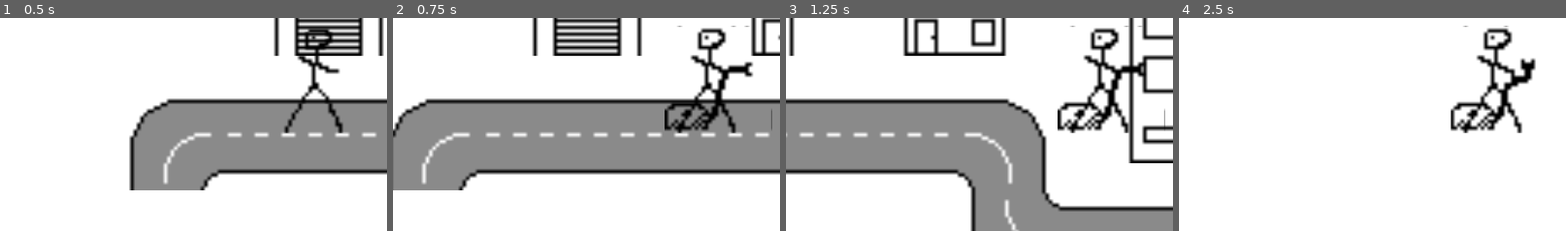
Above: before the commit, frames 1-4 (left to right).
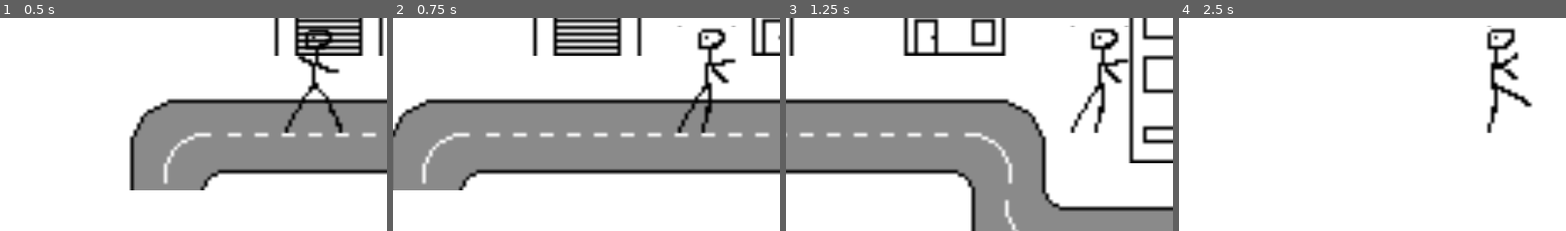
Above: after the commit, the same moments.

Repository: grafgustav/godot-stick-figure-cleaning
Game: Godot game, scene res://village.tscn
Two runs of this game, one before a commit and one after it. Both use one fixed random seed, a clock stepped at 60 frames per second and the inputs below. The engine's default icon, where the game draws it, is replaced by a stand-in: a white triangle on a blue panel in a dark square.
Inputs:
- Up to frame 1 (0.5 s): no input
- Up to frame 2 (0.75 s): tap Enter at 0.5 s; hold D (move_right) from 0.53 s (still down); hold Space (use_tool) from 0.53 s (still down)
- Up to frame 3 (1.25 s): keep holding D (move_right); keep holding Space (use_tool)
- Up to frame 4 (2.5 s): release D (move_right) at 1.28 s; release Space (use_tool) at 1.28 s; hold S (move_down) 1.28-2.03 s; tap Space (use_tool) at 1.35 s; hold D (move_right) from 2.03 s (still down); hold Space (use_tool) from 2.03 s (still down)
The pictures show only the part of the screen within x 8-58%, y 37-87%; the shares and areas given below are measured in that part.

Frame 1 is identical in both runs. In frame 2, 2.7% of the frame differs, in the area x 70-98%, y 3-55%; in frame 3, 2.9%; in frame 4, 4.1%, in the area x 70-93%, y 3-55%.

Commit message:
refactoring of ui using ToolManager now

Diff:
--- a/Managers/ToolManager.gd
+++ b/Managers/ToolManager.gd
@@ -5,3 +5,15 @@
 ## and tool operations maybe? No, that's better inside
 ## of the player. But switching tools should not be
 ## the responsibility of the level scene
+
+var ui : Node
+var player : Player
+
+func connect_to_ui(node: Node):
+	node.connect("ui_tool_but_pressed", _on_change_tool)
+
+func register_player(player : Player) -> void:
+	self.player = player
+
+func _on_change_tool(tool_scene : String) -> void:
+	player.equip_tool(tool_scene)
--- a/global_stuff.gd
+++ b/global_stuff.gd
@@ -36,15 +36,22 @@
 		return true
 	return false
 
-## constants
+## CONSTANTS
 ## tools
+## items
+const HANDS := "res://Tools/hands.tscn"
+## dry
 const BROOM := "res://Tools/broom.tscn"
-const HANDS := "res://Tools/hands.tscn"
+const VACUUM := "res://Tools/vacuum.tscn"
+## wet
 const MOP := "res://Tools/mop.tscn"
 const TILE_MACHINE := "res://Tools/tile_floor_cleaner.tscn"
-const VACUUM := "res://Tools/vacuum.tscn"
 
-## levels
+## LEVELS
 const LEVELS = {
 	1: "res://Levels/level1.tscn"
 }
+
+## MISC
+const PLAYER_GROUP := "Player"
+const UI_GROUP := "UI"
--- a/level_collision_area.gd
+++ b/level_collision_area.gd
@@ -6,6 +6,5 @@
 @export var level_number : int
 
 func _on_body_entered(body: Node2D) -> void:
-	print("Body entered!")
 	if body.is_in_group("Player"):
 		level_area_entered.emit(level_number)
--- a/player.gd
+++ b/player.gd
@@ -10,49 +10,15 @@
 var turned_right: bool
 
 func _ready() -> void:
-	equip_vacuum()
+	equip_tool(GlobalStuff.HANDS)
 	happyFreddy = %HappyFreddy
+	ToolManager.register_player(self)
 
 func equip_tool(tool_name : String) -> void:
 	if equipped_tool:
 		equipped_tool.queue_free()
 	var tool_scene = load(tool_name)
 	equipped_tool = tool_scene.instantiate()
-	add_child(equipped_tool)
-
-func equip_broom() -> void:
-	if equipped_tool:
-		equipped_tool.queue_free()
-	var broom_scene = preload("res://Tools/broom.tscn")
-	equipped_tool = broom_scene.instantiate()
-	add_child(equipped_tool)
-
-func equip_vacuum() -> void:
-	if equipped_tool:
-		equipped_tool.queue_free()
-	var vacuum_scene = preload("res://Tools/vacuum.tscn")
-	equipped_tool = vacuum_scene.instantiate()
-	add_child(equipped_tool)
-
-func equip_hands() -> void:
-	if equipped_tool:
-		equipped_tool.queue_free()
-	var hands_scene = preload("res://Tools/hands.tscn")
-	equipped_tool = hands_scene.instantiate()
-	add_child(equipped_tool)
-
-func equip_mop() -> void:
-	if equipped_tool:
-		equipped_tool.queue_free()
-	var mop_scene = preload("res://Tools/mop.tscn")
-	equipped_tool = mop_scene.instantiate()
-	add_child(equipped_tool)
-
-func equip_tile_machine() -> void:
-	if equipped_tool:
-		equipped_tool.queue_free()
-	var tile_machine_scene = preload("res://Tools/tile_floor_cleaner.tscn")
-	equipped_tool = tile_machine_scene.instantiate()
 	add_child(equipped_tool)
 
 func _physics_process(_delta: float) -> void:
--- a/project.godot
+++ b/project.godot
@@ -19,10 +19,12 @@
 
 GlobalStuff="*res://global_stuff.gd"
 ScoreManager="*res://Managers/ScoreManager.gd"
+ToolManager="*res://Managers/ToolManager.gd"
 
 [global_group]
 
 Player=""
+UI=""
 
 [input]
 
--- a/ui.gd
+++ b/ui.gd
@@ -6,18 +6,22 @@
 signal ui_hands_but_pressed
 signal ui_mop_but_pressed
 signal ui_tile_machine_but_pressed
+signal ui_tool_but_pressed(tool_scene: String)
+
+func _ready() -> void:
+	ToolManager.connect_to_ui(self)
 
 func _on_vacuum_but_pressed() -> void:
-	ui_vacuum_but_pressed.emit()
+	ui_tool_but_pressed.emit(GlobalStuff.VACUUM)
 
 func _on_broom_but_pressed() -> void:
-	ui_broom_but_pressed.emit()
+	ui_tool_but_pressed.emit(GlobalStuff.BROOM)
 
 func _on_hands_but_pressed() -> void:
-	ui_hands_but_pressed.emit()
+	ui_tool_but_pressed.emit(GlobalStuff.HANDS)
 
 func _on_mop_but_pressed() -> void:
-	ui_mop_but_pressed.emit()
+	ui_tool_but_pressed.emit(GlobalStuff.MOP)
 
 func _on_tile_machine_but_pressed() -> void:
-	ui_tile_machine_but_pressed.emit()
+	ui_tool_but_pressed.emit(GlobalStuff.TILE_MACHINE)
--- a/ui.tscn
+++ b/ui.tscn
@@ -1,8 +1,9 @@
-[gd_scene load_steps=9 format=3 uid="uid://b43gpv6kvf48k"]
+[gd_scene load_steps=10 format=3 uid="uid://b43gpv6kvf48k"]
 
 [ext_resource type="Script" uid="uid://cm0r4tu40bw0d" path="res://ui.gd" id="1_27fn8"]
 [ext_resource type="Theme" uid="uid://bh7xkfikpwbil" path="res://ui-theme.tres" id="1_m6e0p"]
 [ext_resource type="Texture2D" uid="uid://dvbcg50kj7ioh" path="res://drawings/StickFigure.png" id="2_27fn8"]
+[ext_resource type="Script" uid="uid://htk6arow4cbr" path="res://tool_button.gd" id="4_nltto"]
 
 [sub_resource type="AtlasTexture" id="AtlasTexture_nltto"]
 atlas = ExtResource("2_27fn8")
@@ -12,10 +13,6 @@
 atlas = ExtResource("2_27fn8")
 region = Rect2(34.824, 64.7944, 26.8148, 31.9559)
 
-[sub_resource type="AtlasTexture" id="AtlasTexture_27fn8"]
-atlas = ExtResource("2_27fn8")
-region = Rect2(73.6048, 32.9006, 15.4235, 16.1292)
-
 [sub_resource type="AtlasTexture" id="AtlasTexture_n5ude"]
 atlas = ExtResource("2_27fn8")
 region = Rect2(45.8572, 138.459, 19.8519, 22.963)
@@ -24,7 +21,11 @@
 atlas = ExtResource("2_27fn8")
 region = Rect2(47.84, 167.578, 19.1111, 25.037)
 
-[node name="UI" type="Control"]
+[sub_resource type="AtlasTexture" id="AtlasTexture_waa4j"]
+atlas = ExtResource("2_27fn8")
+region = Rect2(34.6638, 32.9026, 21.697, 31.8637)
+
+[node name="UI" type="Control" groups=["UI"]]
 layout_mode = 3
 anchors_preset = 15
 anchor_right = 1.0
@@ -56,12 +57,6 @@
 texture_normal = SubResource("AtlasTexture_ibotj")
 stretch_mode = 5
 
-[node name="HandsBut" type="TextureButton" parent="PanelContainer/HBoxContainer"]
-layout_mode = 2
-size_flags_horizontal = 3
-texture_normal = SubResource("AtlasTexture_27fn8")
-stretch_mode = 5
-
 [node name="MopBut" type="TextureButton" parent="PanelContainer/HBoxContainer"]
 layout_mode = 2
 size_flags_horizontal = 3
@@ -74,8 +69,17 @@
 texture_normal = SubResource("AtlasTexture_y4yjw")
 stretch_mode = 5
 
+[node name="HandsBut" type="TextureButton" parent="PanelContainer/HBoxContainer"]
+layout_mode = 2
+size_flags_horizontal = 3
+texture_normal = SubResource("AtlasTexture_waa4j")
+stretch_mode = 5
+script = ExtResource("4_nltto")
+tool_name = "hands"
+metadata/_custom_type_script = "uid://htk6arow4cbr"
+
 [connection signal="pressed" from="PanelContainer/HBoxContainer/VacuumBut" to="." method="_on_vacuum_but_pressed"]
 [connection signal="pressed" from="PanelContainer/HBoxContainer/BroomBut" to="." method="_on_broom_but_pressed"]
-[connection signal="pressed" from="PanelContainer/HBoxContainer/HandsBut" to="." method="_on_hands_but_pressed"]
 [connection signal="pressed" from="PanelContainer/HBoxContainer/MopBut" to="." method="_on_mop_but_pressed"]
 [connection signal="pressed" from="PanelContainer/HBoxContainer/TileMachineBut" to="." method="_on_tile_machine_but_pressed"]
+[connection signal="pressed" from="PanelContainer/HBoxContainer/HandsBut" to="." method="_on_hands_but_pressed"]
--- a/village.gd
+++ b/village.gd
@@ -6,15 +6,12 @@
 	var children = get_children()
 	for child in children:
 		if child is LevelCollisionArea:
-			print("Connecting Level")
 			child.connect("level_area_entered", _on_level_area_entered)
 
 func _on_level_area_entered(level_number : int) -> void:
-	print("Entering Level ", level_number)
 	var level_file : String
 	if GlobalStuff.LEVELS.has(level_number):
 		level_file = GlobalStuff.LEVELS[level_number]
 		var ret := get_tree().change_scene_to_file(level_file)
-		print("Returning code: ", ret)
 	else:
 		print("Level Number has no matching file in constants", level_number)
